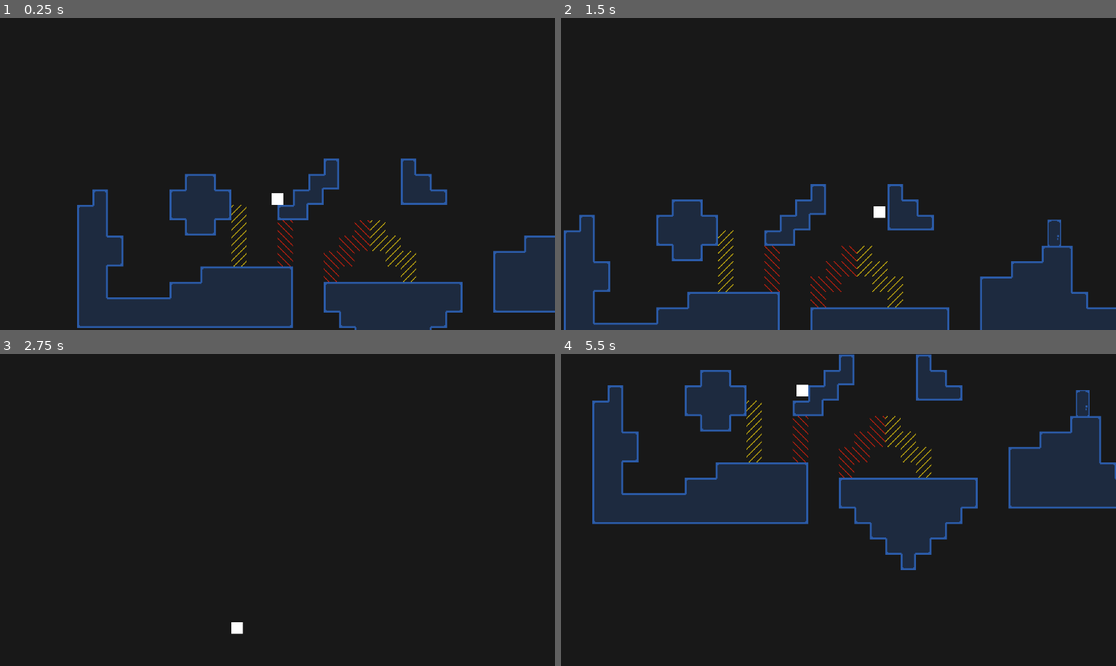
Above: before the commit, frames 1-4 (two rows, left to right).
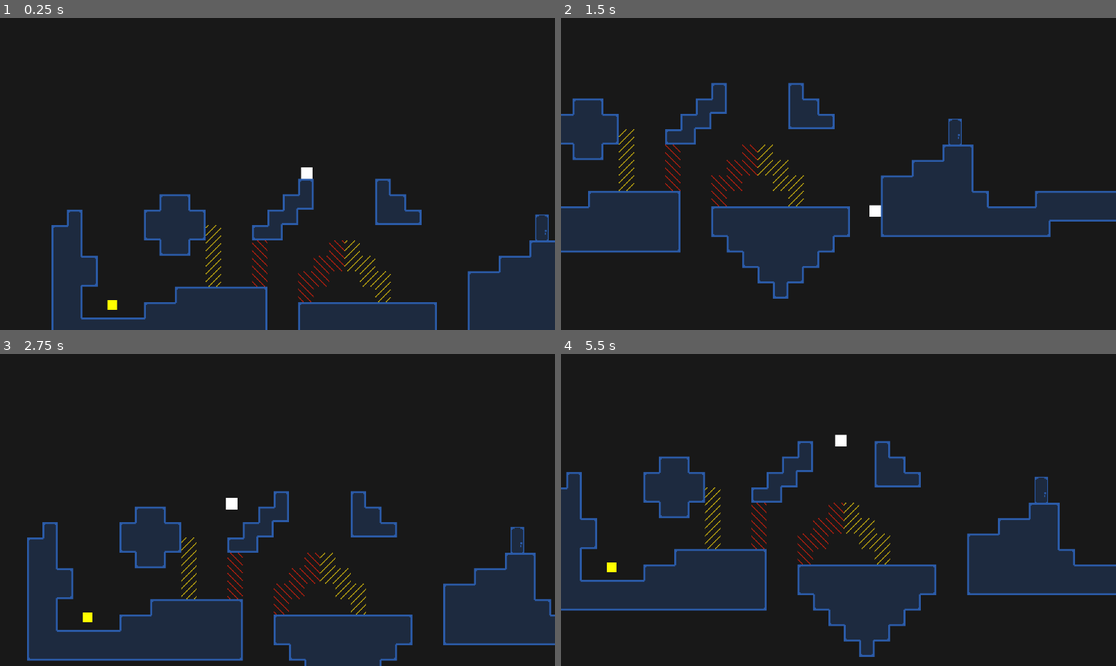
Above: after the commit, the same moments.

Repository: trainb0y/brackeys-2024-1
Game: Godot game, scene res://Scenes/test.tscn
Two runs of this game, one before a commit and one after it. Both use one fixed random seed, a clock stepped at 60 frames per second and the inputs below.
Inputs:
- Up to frame 1 (0.25 s): no input
- Up to frame 2 (1.5 s): hold Right (player_right) from 0.53 s (still down); tap E (player_use) at 0.6, 1.35 s; tap Space (player_jump) at 0.77 s
- Up to frame 3 (2.75 s): tap Space (player_jump) at 1.52 s; release Right (player_right) at 2.03 s; hold Left (player_left) from 2.03 s (still down); tap E (player_use) at 2.1 s
- Up to frame 4 (5.5 s): release Left (player_left) at 2.78 s; hold Right (player_right) 2.78-4.28 s; tap E (player_use) every 0.75 s from 2.85 to 5.1 s; tap Space (player_jump) at 3.02, 3.77, 4.52 s; hold Left (player_left) 4.28-5.03 s; hold Right (player_right) from 5.03 s (still down)

The runs differ from the first frame. In frame 1, 18% of the frame differs, in the area x 9-100%, y 44-100%; in frame 2, 30%; in frame 3, 21%; in frame 4, 39%, in the area x 0-100%, y 0-98%.

Commit message:
begin key

Diff:
--- /dev/null
+++ b/Scenes/key.gd
@@ -0,0 +1,11 @@
+extends Area2D
+
+
+# Called when the node enters the scene tree for the first time.
+func _ready():
+	pass # Replace with function body.
+
+
+# Called every frame. 'delta' is the elapsed time since the previous frame.
+func _process(delta):
+	pass
--- /dev/null
+++ b/Scenes/key.tscn
@@ -0,0 +1,19 @@
+[gd_scene load_steps=4 format=3 uid="uid://cp7o7wm6gvopy"]
+
+[ext_resource type="Texture2D" uid="uid://ncxkhbuqjp3v" path="res://Sprites/white_pixel.png" id="1_3khfa"]
+[ext_resource type="Script" path="res://Scenes/key.gd" id="1_ydys3"]
+
+[sub_resource type="CircleShape2D" id="CircleShape2D_jyb1n"]
+radius = 5.0
+
+[node name="Key" type="Area2D"]
+script = ExtResource("1_ydys3")
+
+[node name="CollisionShape2D" type="CollisionShape2D" parent="."]
+shape = SubResource("CircleShape2D_jyb1n")
+
+[node name="Sprite2D" type="Sprite2D" parent="."]
+modulate = Color(1, 1, 0, 1)
+position = Vector2(2.38419e-07, 2.38419e-07)
+scale = Vector2(10, 10)
+texture = ExtResource("1_3khfa")
--- a/Scenes/player.gd
+++ b/Scenes/player.gd
@@ -14,6 +14,9 @@
 var current_jump_buffer: float = 0
 var current_coyote: float = 0
 var current_air_time: float = 0
+
+func _ready():
+	position = spawn_point.position
 
 func _physics_process(delta: float):
 	handle_gravity(delta)
--- a/Scenes/test.tscn
+++ b/Scenes/test.tscn
@@ -1,6 +1,7 @@
-[gd_scene load_steps=15 format=3 uid="uid://frtxs13m0dp3"]
+[gd_scene load_steps=16 format=3 uid="uid://frtxs13m0dp3"]
 
 [ext_resource type="PackedScene" uid="uid://0rghwpnt8qio" path="res://Scenes/player.tscn" id="1_3djog"]
+[ext_resource type="PackedScene" uid="uid://cp7o7wm6gvopy" path="res://Scenes/key.tscn" id="2_m8vqh"]
 [ext_resource type="PackedScene" uid="uid://bat7f8dsfbj1l" path="res://Scenes/door.tscn" id="2_qqbxm"]
 [ext_resource type="Script" path="res://dimensions.gd" id="3_j1icf"]
 [ext_resource type="Script" path="res://Scenes/dimension.gd" id="3_l5xs3"]
@@ -52,6 +53,9 @@
 collision_layer = 3
 spawn_point = NodePath("../Spawn")
 
+[node name="Key" parent="." instance=ExtResource("2_m8vqh")]
+position = Vector2(-145, 99)
+
 [node name="Dimensions" type="Node" parent="." node_paths=PackedStringArray("first_dimension")]
 script = ExtResource("3_j1icf")
 first_dimension = NodePath("Blue")
@@ -91,3 +95,4 @@
 target = NodePath("../../Blue")
 
 [node name="Spawn" type="Node2D" parent="."]
+position = Vector2(57, -39)
